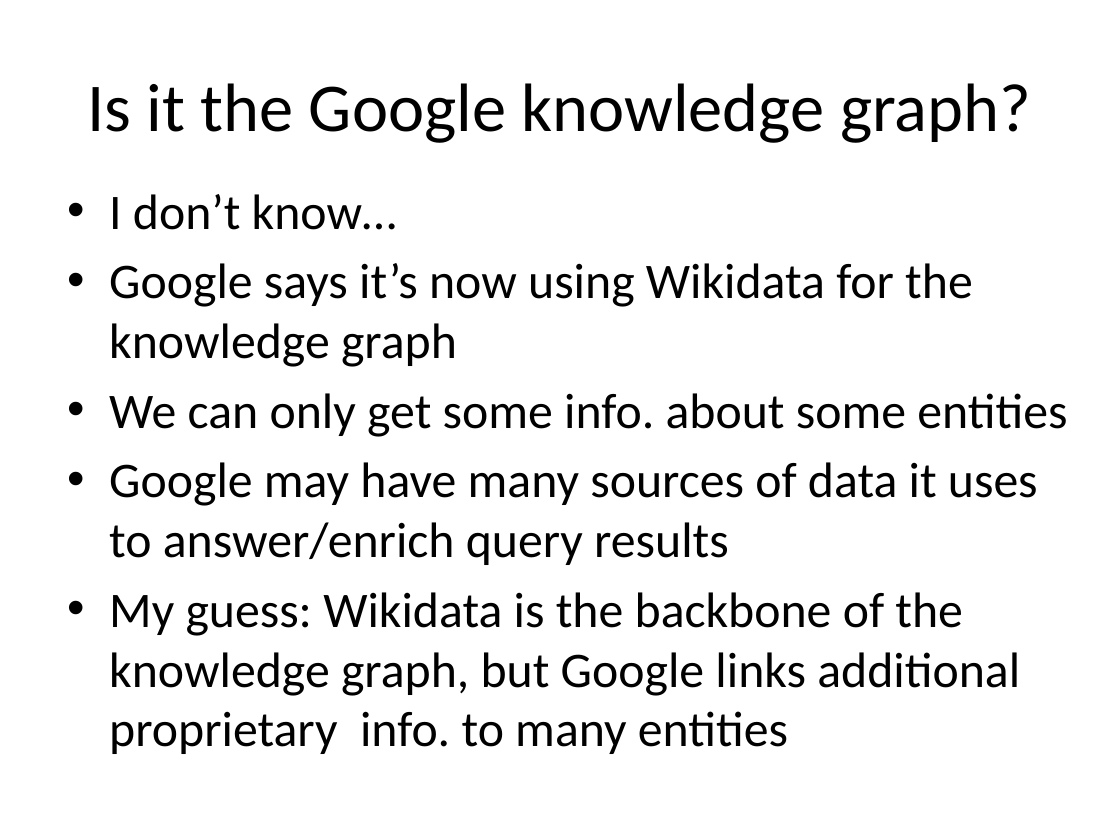
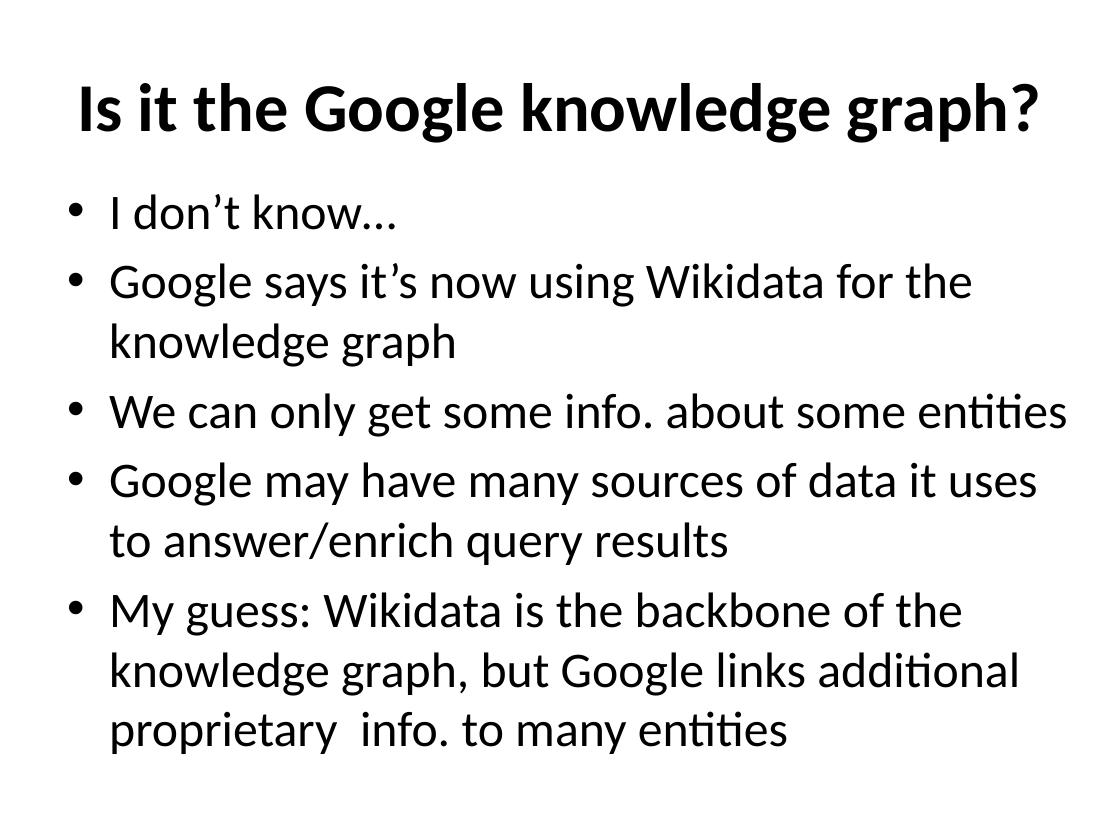
Before and after one commit to UMBC-CMSC-491-691-F19-Knowledge-Graphs/class_material, a slide deck: slide 12 of notes/24_wikidata/freebase.pptx. Drawn at 1120x840 pixels with LibreOffice and Linux fonts; fonts in the diff are those of the drawing. Boxes give left, top, right and bottom in pixels: in the first picture for what was removed or moved away, otherwise in the second. Text is boxed around its words. In the diff, an @@ line names an element or a change of style, - is before the commit and + after.

```diff
--- a/notes/24_wikidata/freebase.pptx
+++ b/notes/24_wikidata/freebase.pptx
@@ title "Is it the Google knowledge ..." at <box>77,83,1041,143</box>: bold on @@
```
Also in this commit, not shown: 6 other slides changed, 4 other files.
